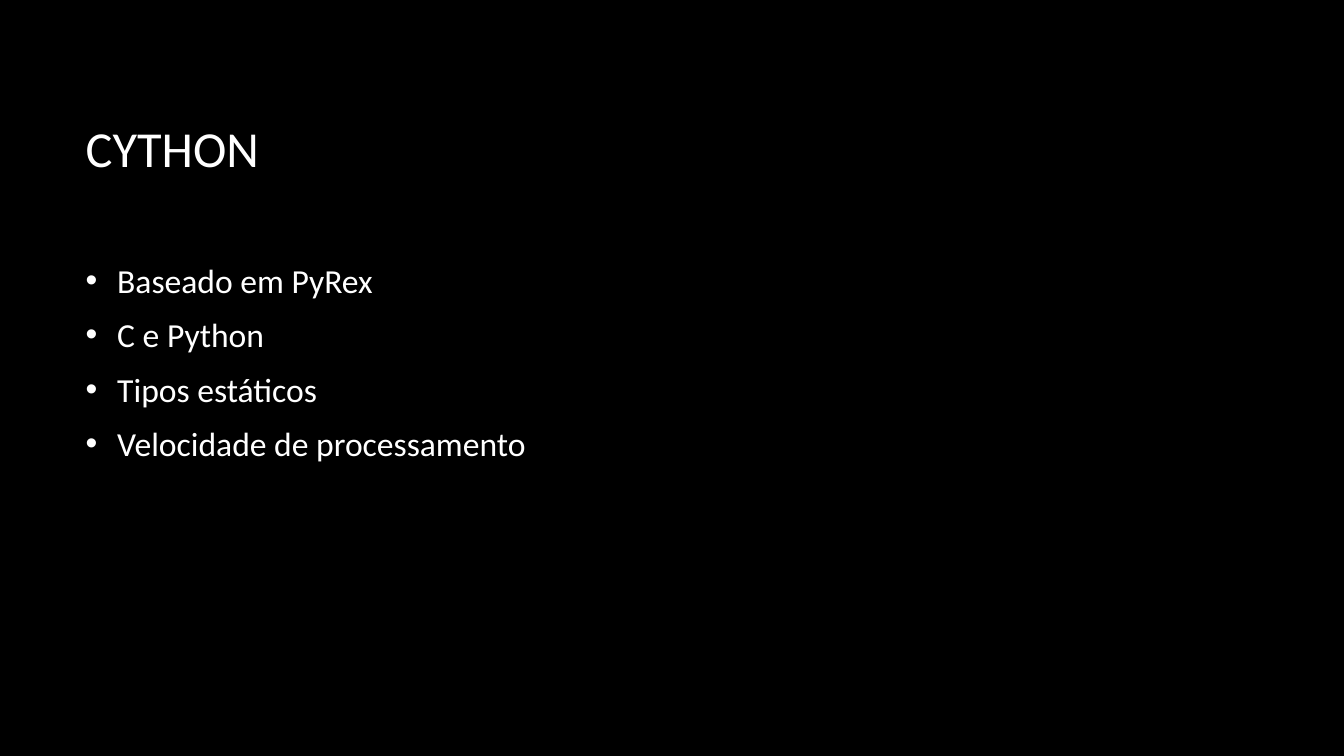
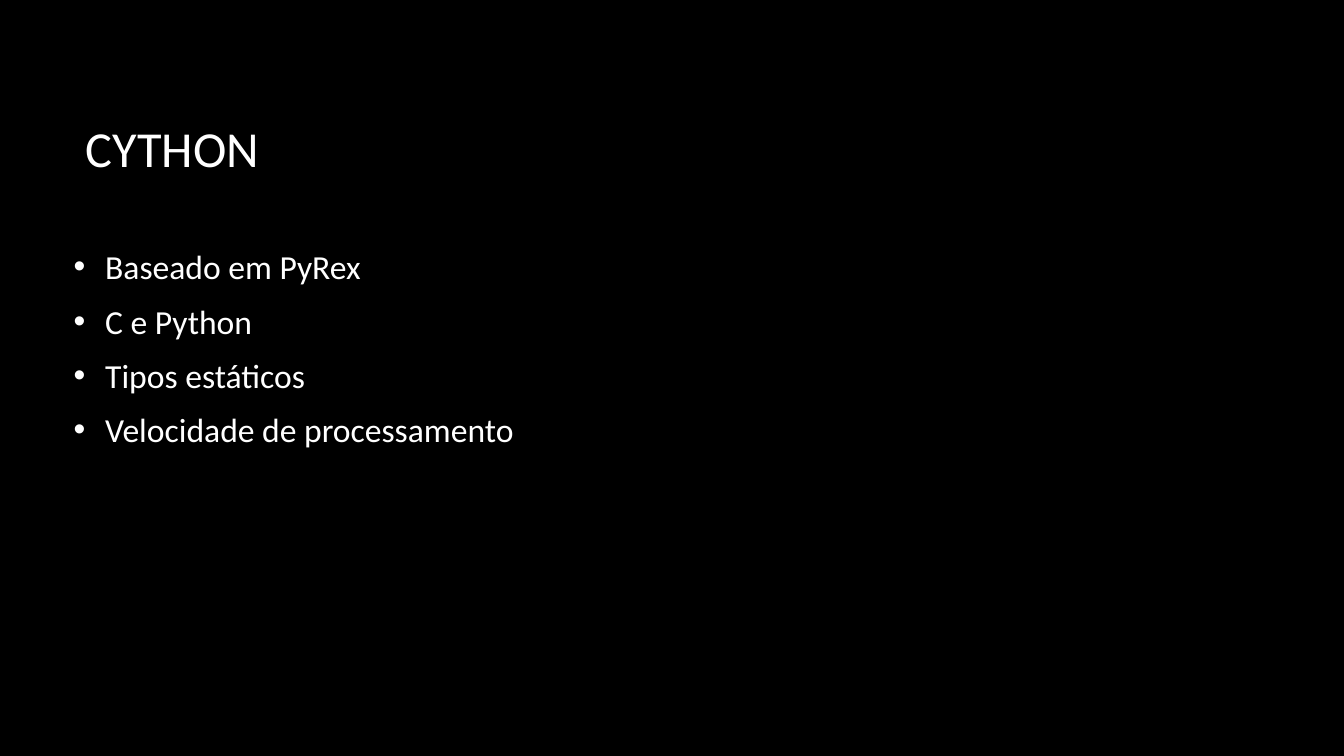
Before and after one commit to satoshi-eric/TT005-High_Performance_Computing, a slide deck: slide 7 of PAD para python/Programação de alto desempenho para a Linguagem python.pptx (slide 5 before the commit). Drawn at 1344x756 pixels with LibreOffice and Linux fonts; fonts in the diff are those of the drawing; background and template pictures are left out. Boxes give left, top, right and bottom in pixels: in the first picture for what was removed or moved away, otherwise in the second. Text is boxed around its words. In the diff, an @@ line names an element or a change of style, - is before the commit and + after.

```diff
--- a/PAD para python/Programação de alto desempenho para a Linguagem python.pptx
+++ b/PAD para python/Programação de alto desempenho para a Linguagem python.pptx
@@ text "Baseado em PyRex": place and size @@
-text "Baseado em PyRex" at (117, 269, 525, 462)
+text "Baseado em PyRex" at (105, 255, 513, 448)
```
Also in this commit, not shown: 2 slides added.
